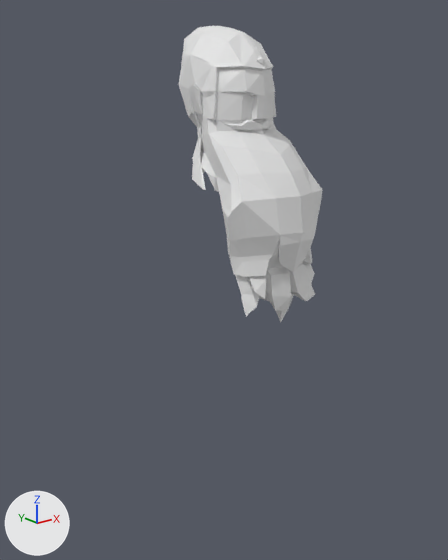
A saved change to the Blender file Animations/MageBodyParts.blend.
Before and after are seen from a 50 mm camera at (-7.26, -8.72, 8.18) aimed at (-0.21, 0.09, 4.66). Lighting does not change. The marker at lower left points along +X, +Y and +Z.

Names of what the first picture shows: 'Head', 'MageHat'.
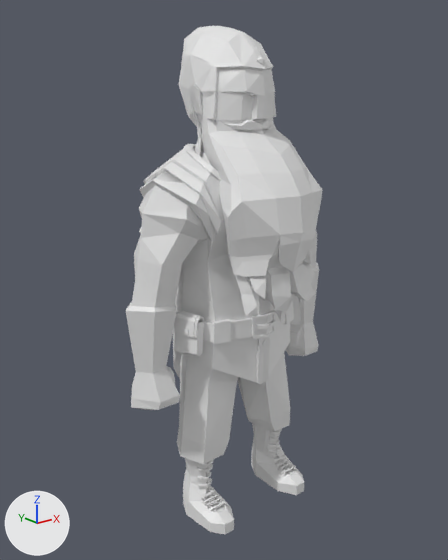
What changed in the scene script:
```text
Change ob_pants:
    remove ob_pants.hide_viewport = True
Change ob_feet:
    remove ob_feet.hide_viewport = True
Change ob_chest:
    remove ob_chest.hide_viewport = True
```

Pixel boxes (x1, y1, x2, y2) of what changed, in the pictures (448 x 560 px):
'Chest', shown
    after: (126, 144, 319, 410)
'Pants', shown
    after: (177, 353, 290, 464)
'Feet', shown
    after: (183, 423, 304, 534)
